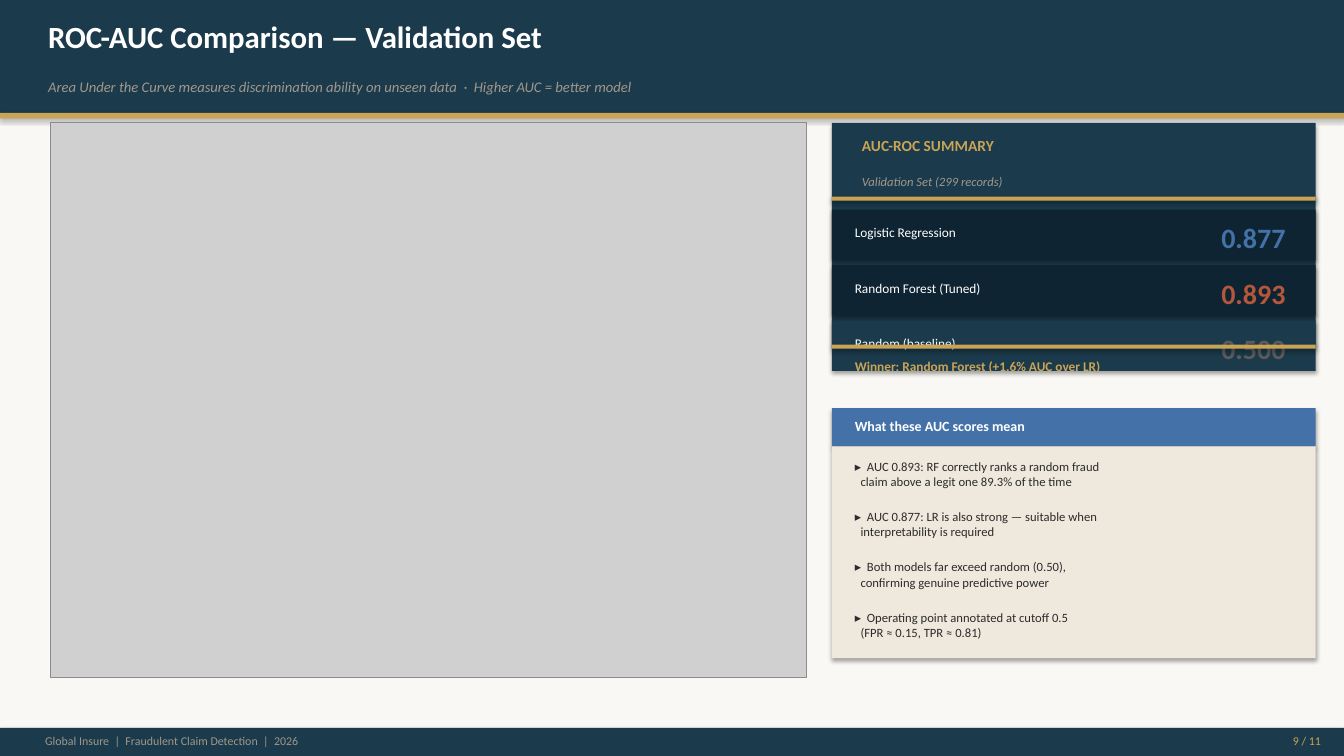
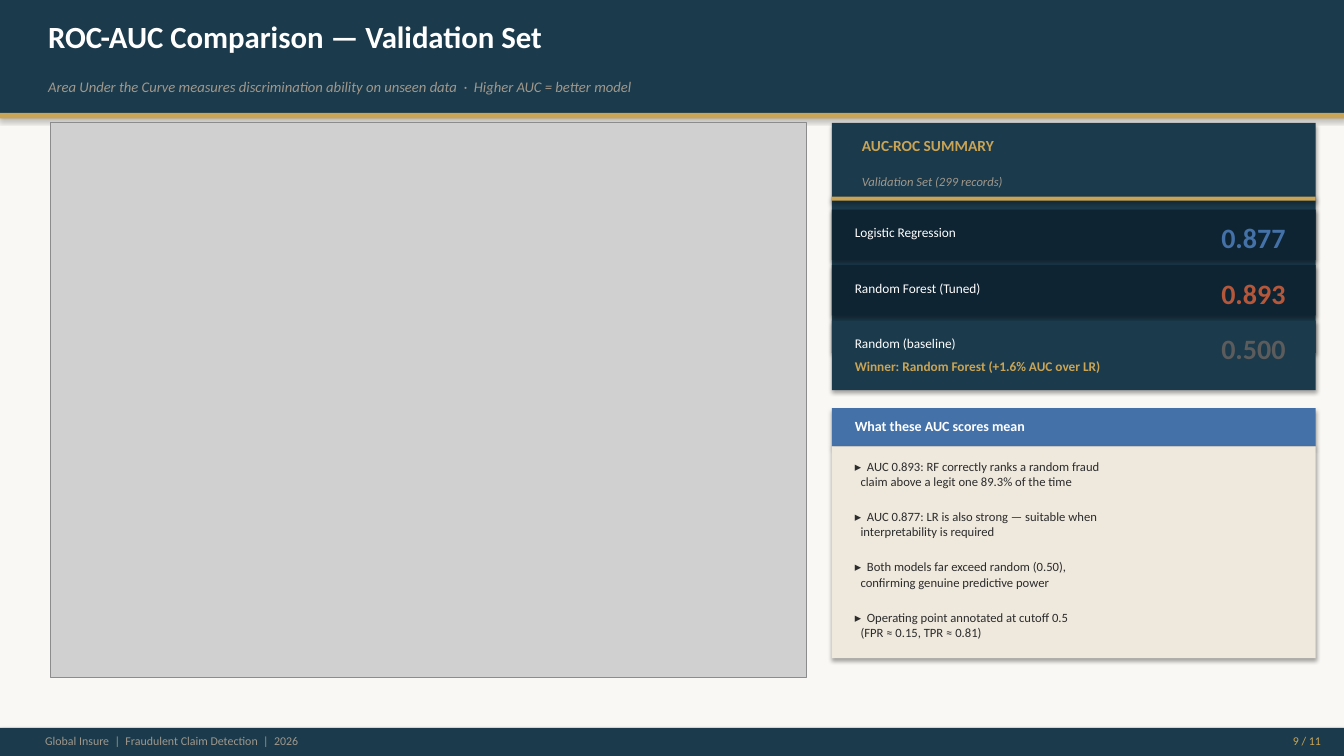
Before and after one commit to VFulara/Fraudulent-Claim-Detection, a slide deck: slide 9 of Fraudulent_Claim_Detection.pptx. Drawn at 1344x756 pixels with LibreOffice and Linux fonts; fonts in the diff are those of the drawing; grey boxes stand for pictures. Boxes give left, top, right and bottom in pixels: in the first picture for what was removed or moved away, otherwise in the second. Text is boxed around its words. In the diff, an @@ line names an element or a change of style, - is before the commit and + after.

```diff
--- a/Fraudulent_Claim_Detection.pptx
+++ b/Fraudulent_Claim_Detection.pptx
@@ rectangle resized from (x1=832, y1=123, x2=1316, y2=345) to (x1=832, y1=123, x2=1316, y2=353) @@
@@ rectangle resized from (x1=832, y1=321, x2=1316, y2=371) to (x1=832, y1=321, x2=1316, y2=390) @@
@@ rectangle removed at (x1=832, y1=345, x2=1316, y2=349) @@
```
Also in this commit, not shown: 1 other file.
